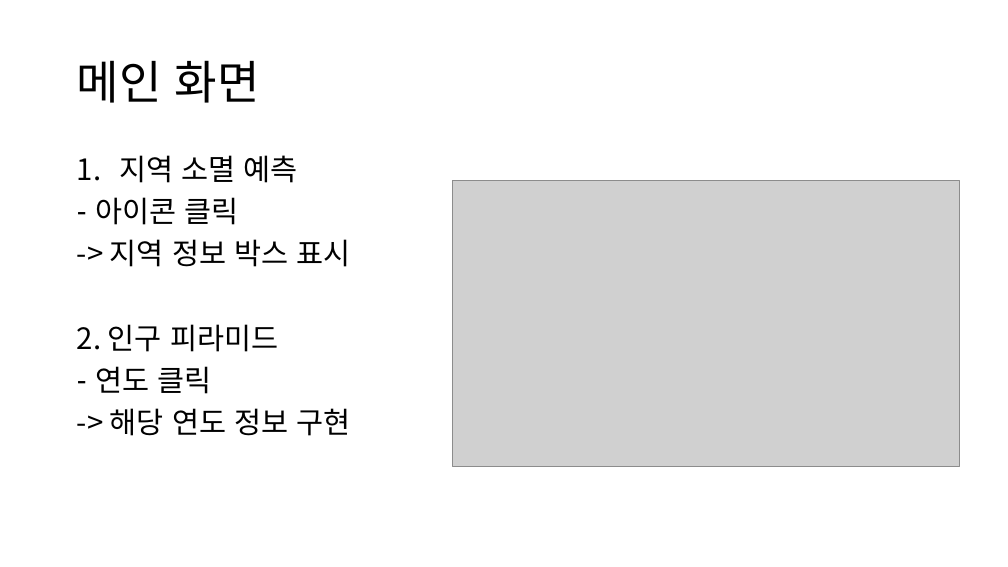
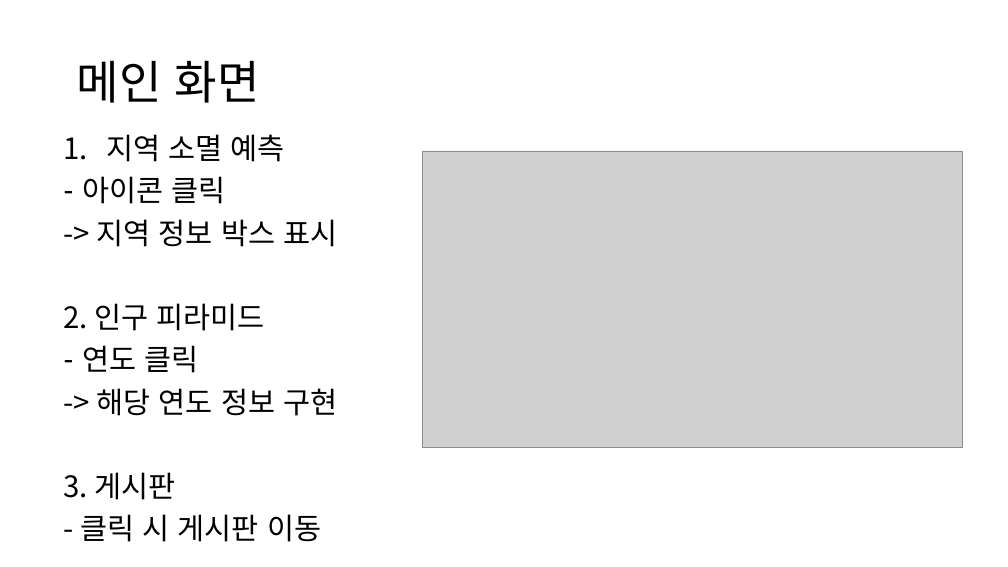
Before and after one commit to CHAESOOBYUNG/ml_project_analysis, a slide deck: slide 2 of 프로젝트 문서/화면설계서.pptx. Drawn at 1008x567 pixels with LibreOffice and Linux fonts; fonts in the diff are those of the drawing; grey boxes stand for pictures. Boxes give left, top, right and bottom in pixels: in the first picture for what was removed or moved away, otherwise in the second. Text is boxed around its words. In the diff, an @@ line names an element or a change of style, - is before the commit and + after.

```diff
--- a/프로젝트 문서/화면설계서.pptx
+++ b/프로젝트 문서/화면설계서.pptx
@@ text "지역 소멸 예측": place and size @@
-text "지역 소멸 예측" at bbox=[77, 155, 351, 436]
+text "지역 소멸 예측" at bbox=[64, 134, 337, 542]
@@ picture: place and size @@
-picture at bbox=[453, 181, 960, 467]
+picture at bbox=[423, 151, 962, 448]
@@ text at bbox=[64, 472, 321, 542]: paragraphs added @@
+3. 게시판
+- 클릭 시 게시판 이동
```
Also in this commit, not shown: 7 slides added, 4 other files.
